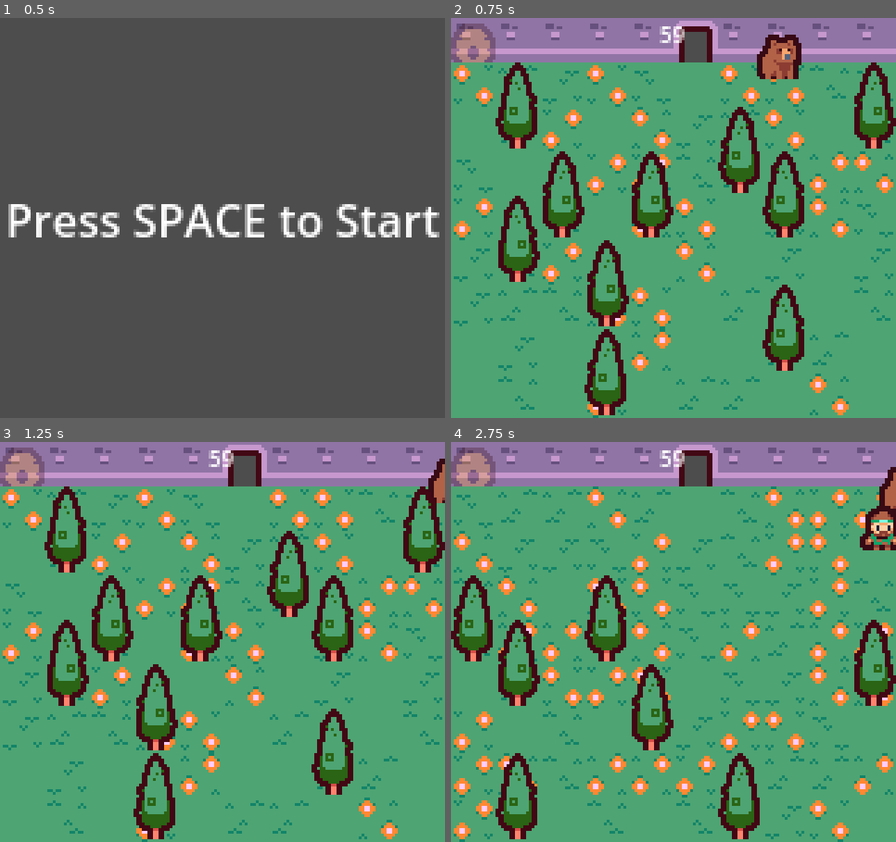
Above: before the commit, frames 1-4 (two rows, left to right).
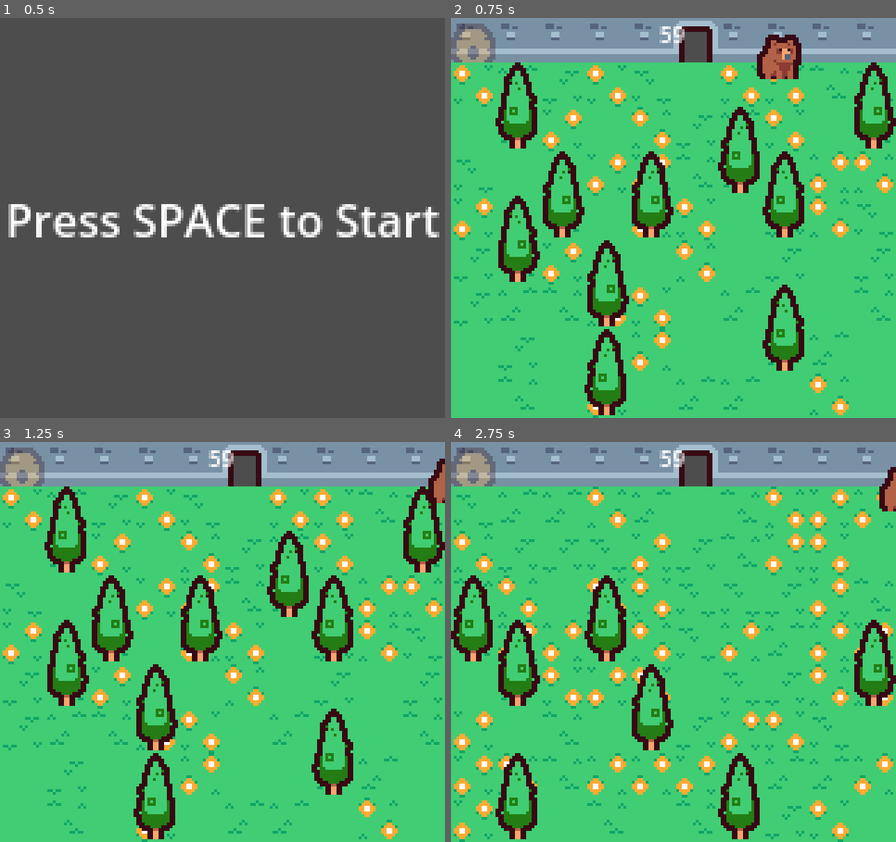
Above: after the commit, the same moments.

Repository: QuantumDamage/Seasonal-Consequences
Game: Godot game, scene res://scenes/MainMenu.tscn
Same seed, same stepped clock (60 frames per second), same inputs: the game is played once before the commit and once after it.
Inputs:
- Up to frame 1 (0.5 s): no input
- Up to frame 2 (0.75 s): tap Space (ui_select) at 0.5, 0.6 s; hold Right (ui_right) from 0.53 s (still down)
- Up to frame 3 (1.25 s): keep holding Right (ui_right); tap Space (ui_select) at 0.77, 1.07 s
- Up to frame 4 (2.75 s): release Right (ui_right) at 1.28 s; hold Down (ui_down) 1.28-2.03 s; tap U (pora_roku) at 1.35 s; tap Space (ui_select) at 1.52, 1.55, 1.82, 2.1 s; tap E (restart) at 2 s; hold Right (ui_right) from 2.03 s (still down)

Frame 1 is identical in both runs. In frame 2, 91% of the frame differs, in the area x 0-100%, y 0-100%; in frame 3, 91%; in frame 4, 93%.

Commit message:
best

Diff:
--- a/scripts/Main.gd
+++ b/scripts/Main.gd
@@ -19,7 +19,7 @@
 
 var game_over = false
 var paused = false
-var current_season = 2  # 0: Spring, 1: Summer, 2: Autumn, 3: Winter
+var current_season = 0  # 0: Spring, 1: Summer, 2: Autumn, 3: Winter
 var seasons = ["spring", "summer", "autumn", "winter"]
 var season_duration = 60  # 1 minutes per season
 var season_time = 0
@@ -38,7 +38,7 @@
 var season_requirements = {
 	"spring" : {"beehive": 1, "fish": 2},
 	"summer" : {"beehive": 2, "fish": 3},
-	"autumn" : {"beehive": 1, "fish": 4},
+	"autumn" : {"beehive": 3, "fish": 4},
 	#"winter" : {"beehive": 0, "fish": 0},
 	#"spring" : {"beehive": 3, "fish": 2},
 	#"summer" : {"beehive": 4, "fish": 3},
